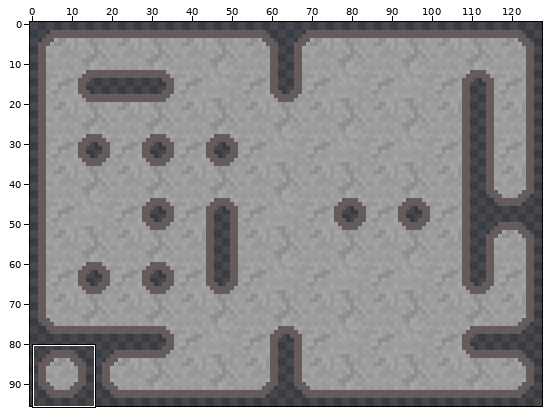
Two versions of one sprite sheet, src/assets/sprites/mountain.png. The first picture is a wide view before the edit; the outline marks the close-up.
Close-up. Earlier state:
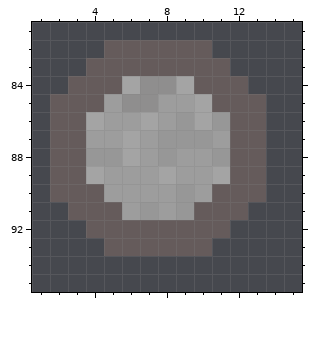
The file is 128x96 pixels. Shown: x 1..15, y 81..95. The commit also changed other parts of the picture, which this record leaves out.
The same view after the edit:
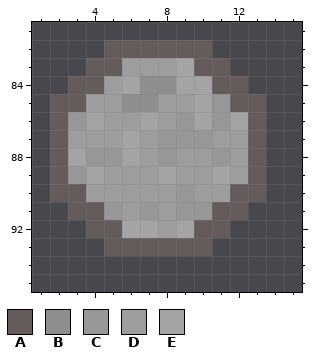
Palette (. is transparent): A #655b5b  B #8f8e8e  C #979797  D #9d9d9d  E #a4a4a4
Changes in this commit:
y 83: x 6..9 AAAA -> DDDE
y 84: x 5 A -> D; x 10 A -> E
y 85: x 4 A -> D; x 11 A -> C
y 86: x 3 A -> C; x 12 A -> E
y 87: x 3 A -> D; x 12 A -> D
y 88: x 3 A -> E; x 12 A -> D
y 89: x 3 A -> C; x 12 A -> D
y 90: x 4 A -> D; x 11 A -> D
y 91: x 5 A -> C; x 10 A -> C
y 92: x 6..9 AAAA -> EEDE
Where, in picture pixels (left, top, right, bottom), the same in both close-ups:
changed: (68, 58, 248, 238)
